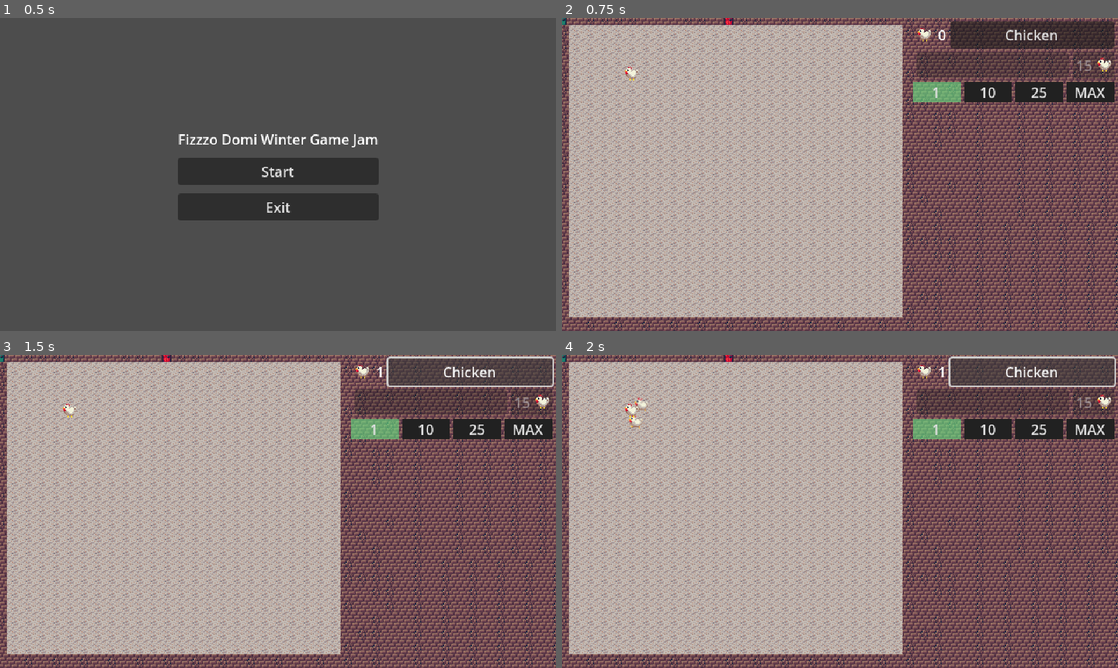
Above: before the commit, frames 1-4 (two rows, left to right).
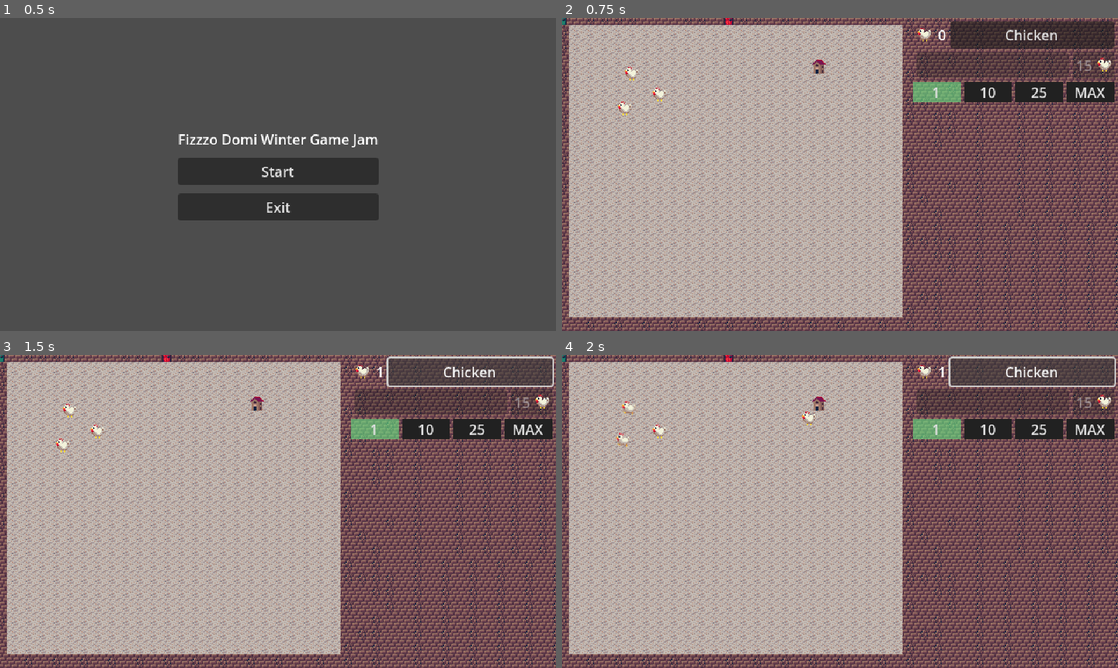
Above: after the commit, the same moments.

Repository: hostdos/WGJ25
Game: Godot game, scene res://scenes/main_menu.tscn
Same seed, same stepped clock (60 frames per second), same inputs: the game is played once before the commit and once after it.
Inputs:
- Up to frame 1 (0.5 s): no input
- Up to frame 2 (0.75 s): click "Start" at 0.5 s
- Up to frame 3 (1.5 s): click "Chicken" at 1.25 s
- Up to frame 4 (2 s): no input

Frame 1 is identical in both runs. In frame 2, 0.2% of the frame differs, in the area x 10-48%, y 13-32%; in frame 3, 0.2%; in frame 4, 0.4%, in the area x 9-48%, y 13-30%.

Commit message:
made chickens spawnable

Diff:
--- /dev/null
+++ b/toy-box-25/scenes/ChickenCoop.tscn
@@ -0,0 +1,41 @@
+[gd_scene load_steps=5 format=3 uid="uid://ds6fi3awl6dqd"]
+
+[ext_resource type="Texture2D" uid="uid://47215jx62oat" path="res://assets/tbj2_sprites_16x16_V4_transp.png" id="1_gxb07"]
+[ext_resource type="Script" uid="uid://w8n1dclla315" path="res://scenes/chicken_coop.gd" id="1_q3vi8"]
+[ext_resource type="PackedScene" uid="uid://dvxf7d48sorna" path="res://scenes/base_chicken.tscn" id="2_y2hrv"]
+
+[sub_resource type="RectangleShape2D" id="RectangleShape2D_y2hrv"]
+size = Vector2(32.75, 4)
+
+[node name="ChickenCoop" type="Node2D"]
+script = ExtResource("1_q3vi8")
+chicken_scene = ExtResource("2_y2hrv")
+
+[node name="Sprite2D" type="Sprite2D" parent="."]
+texture = ExtResource("1_gxb07")
+region_enabled = true
+region_rect = Rect2(96, 16, 16, 16)
+
+[node name="SlingPoint" type="Marker2D" parent="."]
+unique_name_in_owner = true
+position = Vector2(-2, 4)
+
+[node name="SpawnTimer" type="Timer" parent="."]
+unique_name_in_owner = true
+
+[node name="SpawnArea" type="Area2D" parent="."]
+unique_name_in_owner = true
+
+[node name="SpawnCollider" type="CollisionShape2D" parent="SpawnArea"]
+unique_name_in_owner = true
+position = Vector2(0, 26)
+shape = SubResource("RectangleShape2D_y2hrv")
+
+[node name="SpawnPoint" type="Marker2D" parent="."]
+unique_name_in_owner = true
+position = Vector2(0, 26)
+
+[node name="StaticBody2D" type="StaticBody2D" parent="."]
+
+[node name="CollisionPolygon2D" type="CollisionPolygon2D" parent="StaticBody2D"]
+polygon = PackedVector2Array(-6, -2, -6, 8, 6, 8, 6, -2, 8, -2, 8, -3, 3, -8, -3, -8, -8, -3, -8, -2)
--- a/toy-box-25/scenes/base_chicken.tscn
+++ b/toy-box-25/scenes/base_chicken.tscn
@@ -7,10 +7,15 @@
 [ext_resource type="Script" uid="uid://cso8bknlk7hhh" path="res://scenes/chicken/walk.gd" id="4_3jp5v"]
 [ext_resource type="Script" uid="uid://b87hmyjskt0ma" path="res://scenes/chicken/peck.gd" id="5_atylx"]
 [ext_resource type="Script" uid="uid://digtjs35ocoye" path="res://scenes/chicken/panic.gd" id="6_3s882"]
+[ext_resource type="Script" uid="uid://dpqge0o5sgbca" path="res://scenes/chicken/launch.gd" id="6_atylx"]
 
 [sub_resource type="AtlasTexture" id="AtlasTexture_85nww"]
 atlas = ExtResource("1_b13v3")
 region = Rect2(48, 224, 16, 16)
+
+[sub_resource type="AtlasTexture" id="AtlasTexture_atylx"]
+atlas = ExtResource("1_b13v3")
+region = Rect2(64, 224, 16, 16)
 
 [sub_resource type="AtlasTexture" id="AtlasTexture_ex652"]
 atlas = ExtResource("1_b13v3")
@@ -36,6 +41,14 @@
 }],
 "loop": true,
 "name": &"Idle",
+"speed": 5.0
+}, {
+"frames": [{
+"duration": 1.0,
+"texture": SubResource("AtlasTexture_atylx")
+}],
+"loop": true,
+"name": &"Launch",
 "speed": 5.0
 }, {
 "frames": [{
@@ -72,12 +85,13 @@
 
 [node name="AnimatedSprite2D" type="AnimatedSprite2D" parent="."]
 sprite_frames = SubResource("SpriteFrames_3jp5v")
-animation = &"Walking"
-frame_progress = 0.51107925
+animation = &"Launch"
+frame_progress = 0.90875983
 
 [node name="StateTimer" type="Timer" parent="."]
 
 [node name="StateMachine" type="Node" parent="." node_paths=PackedStringArray("initial_state")]
+unique_name_in_owner = true
 script = ExtResource("2_85nww")
 initial_state = NodePath("Idle")
 
@@ -87,6 +101,10 @@
 
 [node name="Walk" type="Node" parent="StateMachine"]
 script = ExtResource("4_3jp5v")
+metadata/_custom_type_script = "uid://c48o61p5bmeik"
+
+[node name="Launch" type="Node" parent="StateMachine"]
+script = ExtResource("6_atylx")
 metadata/_custom_type_script = "uid://c48o61p5bmeik"
 
 [node name="Peck" type="Node" parent="StateMachine"]
--- a/toy-box-25/scenes/chicken/base_chicken.gd
+++ b/toy-box-25/scenes/chicken/base_chicken.gd
@@ -1,3 +1,4 @@
+class_name Chicken
 extends CharacterBody2D
 
 # Called when the node enters the scene tree for the first time.
@@ -12,8 +13,11 @@
 	pass
 
 func start_panic():
-	find_child("StateMachine").change_state("Panic")
+	%StateMachine.change_state("Panic")
 
 func _on_mouse_entered() -> void:
 	print("trying to start panic")
 	start_panic()
+
+func launch():
+	%StateMachine.change_state("Launch")
--- /dev/null
+++ b/toy-box-25/scenes/chicken/launch.gd
@@ -0,0 +1,41 @@
+extends ChickenState
+
+# Deceleration (friction) so they eventually stop sliding
+@export var drag: float = 2.0
+# Minimum speed before we consider them "stopped" and switch to Idle
+@export var stop_threshold: float = 10.0
+
+var velocity_vector: Vector2 = Vector2.ZERO
+
+func enter():
+	print("he launched")
+	chicken.collision_layer = 8
+	chicken.collision_mask = 8
+	chicken.animation.play("Launch")
+	# Make them spin while flying! (Optional fun effect)
+	chicken.animation.speed_scale = 3.0
+
+func set_initial_velocity(v: Vector2):
+	velocity_vector = v
+
+func update(delta: float):
+	# 1. Apply Velocity
+	chicken.velocity = velocity_vector
+	chicken.move_and_slide()
+
+	# 2. Apply Drag (Slow down over time)
+	# lerp the velocity towards Zero
+	velocity_vector = velocity_vector.lerp(Vector2.ZERO, drag * delta)
+
+	# 3. Visuals
+	if chicken.velocity.x != 0:
+		chicken.animation.flip_h = chicken.velocity.x < 0
+
+	# 4. Check if stopped
+	if velocity_vector.length() < stop_threshold:
+		chicken.collision_layer = 1
+		chicken.collision_mask = 1
+		transition_to("Idle")
+
+func exit():
+	chicken.animation.speed_scale = 1.0
--- /dev/null
+++ b/toy-box-25/scenes/chicken_coop.gd
@@ -0,0 +1,57 @@
+extends Node2D
+
+class_name ChickenSpawner
+@export var chicken_scene: PackedScene
+@export var launch_velocity: float = 3.0
+var spawn_timer: Timer
+var spawn_queue: int = 0
+
+# Called when the node enters the scene tree for the first time.
+func _ready() -> void:
+	GameManager.amount_chickens_changed.connect(queue_chicken)
+	spawn_timer = %SpawnTimer
+	spawn_timer.timeout.connect(queue_check)
+	spawn_timer.start()
+	pass # Replace with function body.
+
+
+# Called every frame. 'delta' is the elapsed time since the previous frame.
+func _process(delta: float) -> void:
+	pass
+
+func queue_check():
+	if spawn_queue > 0:
+		spawn_chicken(1)
+
+func queue_chicken(amount: int):
+	spawn_queue += amount
+
+func spawn_chicken(amount: int = 1):
+	#check if chicken is upgraded?
+	for i in range(amount):
+		var instance = chicken_scene.instantiate()
+		spawn_queue -= amount
+
+		# set pos
+		instance.global_position = get_random_position()
+
+		# launch the mfer
+		launch_him(instance)
+
+		# add chicken as child of main scene instead of spawner
+		get_parent().call_deferred("add_child",instance)
+
+func get_random_position():
+	#Random XY inside area2d
+	var capsule : Rect2 = %SpawnCollider.shape.get_rect()
+	var x = randi_range(capsule.position.x, capsule.position.x + capsule.size.x)
+	var y = randi_range(capsule.position.y, capsule.position.y + capsule.size.y)
+
+	return %SpawnPoint.global_position + Vector2(x,y)
+
+func launch_him(launched_chicken):
+	var sling_vector = %SlingPoint.global_position - launched_chicken.global_position
+
+	var launch_velocity = sling_vector * launch_velocity
+
+	launched_chicken.call_deferred("launch", launch_velocity)
--- a/toy-box-25/scenes/map.tscn
+++ b/toy-box-25/scenes/map.tscn
@@ -10,6 +10,7 @@
 offset_bottom = 360.0
 
 [node name="SubViewport" type="SubViewport" parent="SubViewportContainer"]
+handle_input_locally = false
 physics_object_picking = true
 size = Vector2i(640, 360)
 render_target_update_mode = 4
--- a/toy-box-25/scenes/test_env.tscn
+++ b/toy-box-25/scenes/test_env.tscn
@@ -1,7 +1,8 @@
-[gd_scene load_steps=3 format=4 uid="uid://b67pr70obrbj6"]
+[gd_scene load_steps=4 format=4 uid="uid://b67pr70obrbj6"]
 
 [ext_resource type="TileSet" uid="uid://bn605yer4cb81" path="res://resources/background_tiles.tres" id="1_yl55h"]
 [ext_resource type="PackedScene" uid="uid://dvxf7d48sorna" path="res://scenes/base_chicken.tscn" id="2_kyn1l"]
+[ext_resource type="PackedScene" uid="uid://ds6fi3awl6dqd" path="res://scenes/ChickenCoop.tscn" id="3_po6i2"]
 
 [node name="TestEnv" type="Node2D"]
 
@@ -14,7 +15,10 @@
 position = Vector2(88, 72)
 
 [node name="BaseChicken2" parent="." instance=ExtResource("2_kyn1l")]
-position = Vector2(88, 72)
+position = Vector2(80, 112)
 
 [node name="BaseChicken3" parent="." instance=ExtResource("2_kyn1l")]
-position = Vector2(88, 72)
+position = Vector2(120, 96)
+
+[node name="ChickenCoop" parent="." instance=ExtResource("3_po6i2")]
+position = Vector2(304, 64)
Not shown: 1 places in toy-box-25/scenes/base_chicken.tscn that only renumber resources
Not shown, added: toy-box-25/scenes/chicken/launch.gd.uid
Not shown, added: toy-box-25/scenes/chicken_coop.gd.uid
